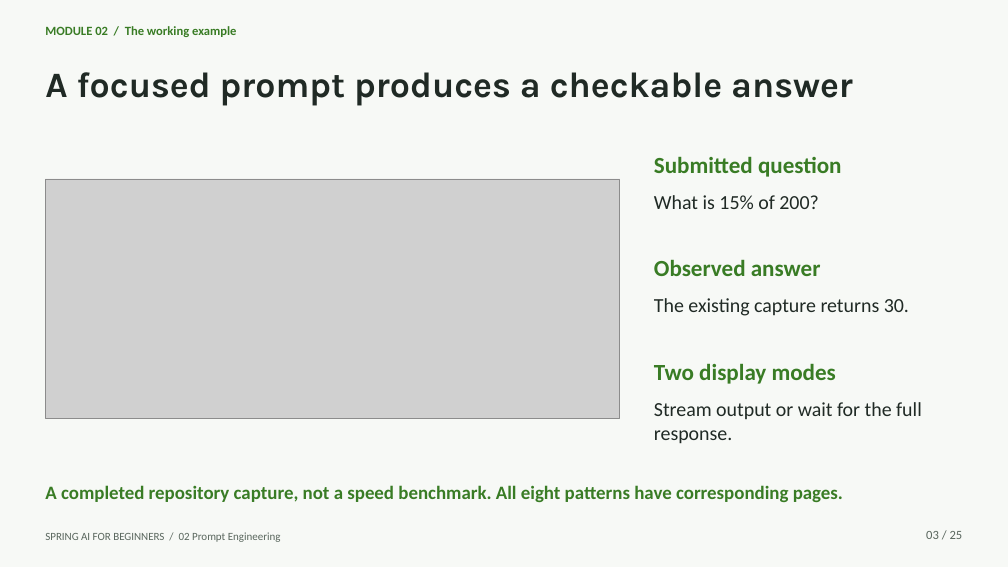
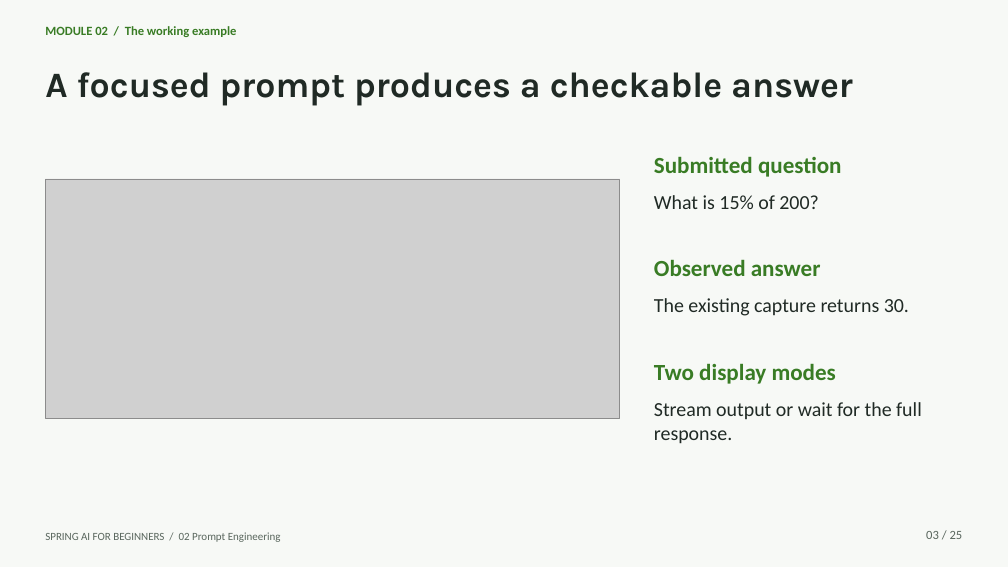
Before and after one commit to microsoft/Spring-AI-for-Beginners, a slide deck: slide 3 of presentations/02-prompt-engineering-with-spring-ai.pptx. Drawn at 1008x567 pixels with LibreOffice and Linux fonts; fonts in the diff are those of the drawing; grey boxes stand for pictures. Boxes give left, top, right and bottom in pixels: in the first picture for what was removed or moved away, otherwise in the second. Text is boxed around its words. In the diff, an @@ line names an element or a change of style, - is before the commit and + after.

```diff
--- a/presentations/02-prompt-engineering-with-spring-ai.pptx
+++ b/presentations/02-prompt-engineering-with-spring-ai.pptx
@@ text removed at <box>45,485,843,502</box> @@
-A completed repository capture, not a speed benchmark. All eight patterns have corresponding pages.
```
Also in this commit, not shown: 23 other slides changed, 5 other files.
